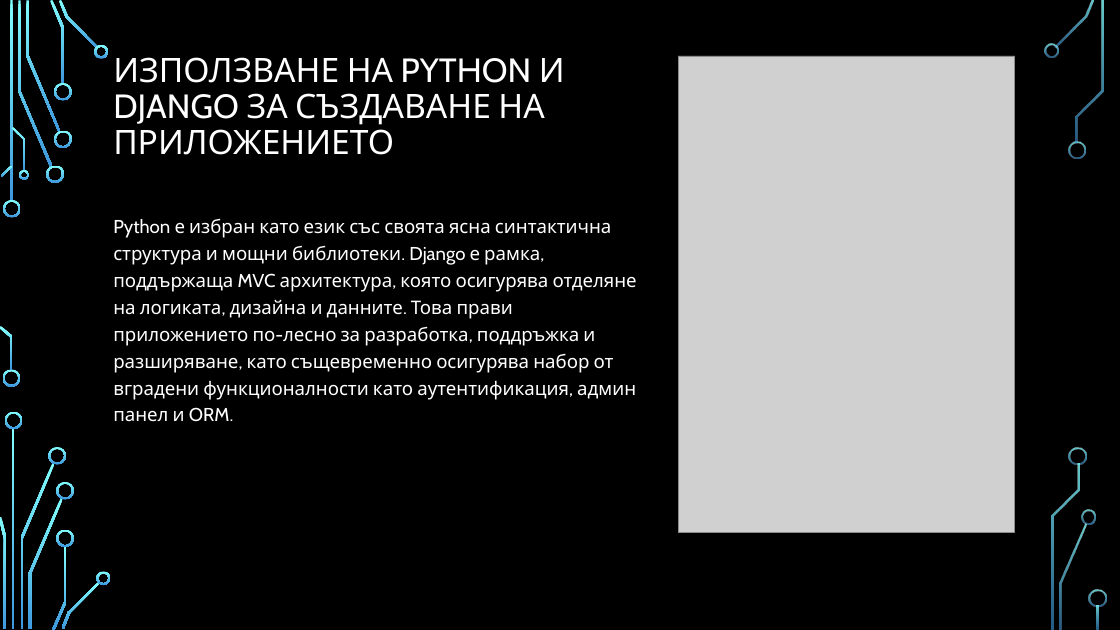
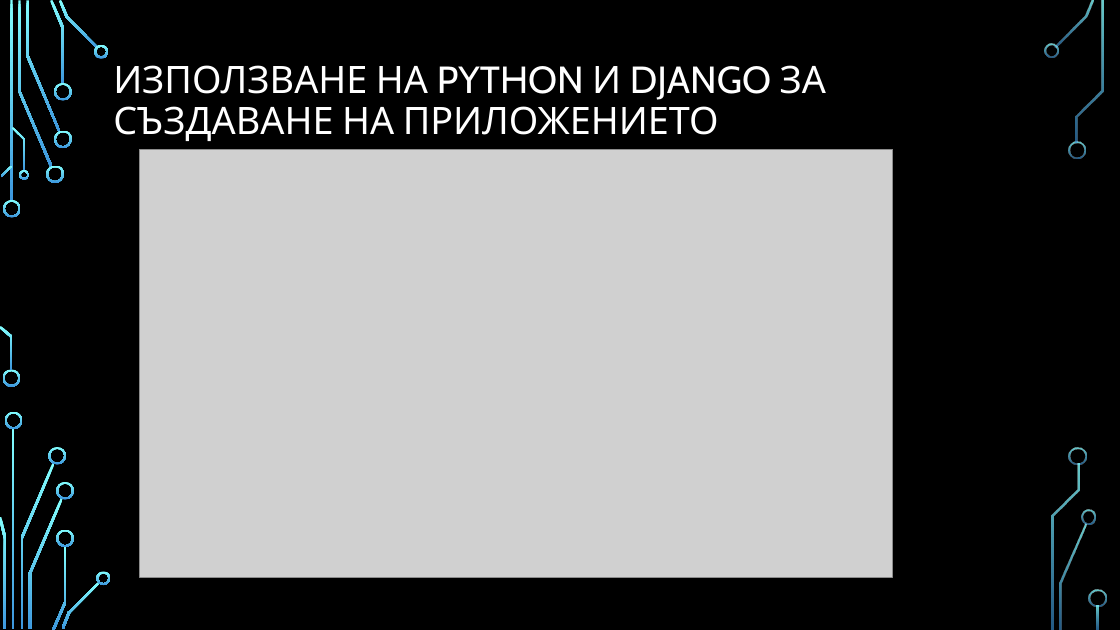
Before and after one commit to pgee-dzi2024/Theme_2508, a slide deck: slide 6 of dr/presentation.pptx. Drawn at 1120x630 pixels with LibreOffice and Linux fonts; fonts in the diff are those of the drawing; grey boxes stand for pictures; background and template pictures are left out. Boxes give left, top, right and bottom in pixels: in the first picture for what was removed or moved away, otherwise in the second. Text is boxed around its words. In the diff, an @@ line names an element or a change of style, - is before the commit and + after.

```diff
--- a/dr/presentation.pptx
+++ b/dr/presentation.pptx
@@ title "ИЗПОЛЗВАНЕ НА PYTHON И DJANGO ..." at (x1=113, y1=65, x2=826, y2=141): size 28.8 to 32.4 pt; vertical alignment bottom to middle @@
@@ picture resized from (x1=678, y1=56, x2=1015, y2=533) to (x1=139, y1=150, x2=893, y2=577) @@
@@ text removed at (x1=113, y1=218, x2=637, y2=422) @@
-Python е избран като език със своята ясна синтактична структура и мощни библиотеки. Django е рамка, поддържаща MVC архитектура, която осигурява отделяне на логиката, дизайна и данните. Това прави приложението по-лесно за разработка, поддръжка и разширяване, като същевременно осигурява набор от вградени функционалности като аутентификация, админ панел и ORM.
```
Also in this commit, not shown: 6 other slides changed, 1 slide added, 1 slide removed, 3 other files.
